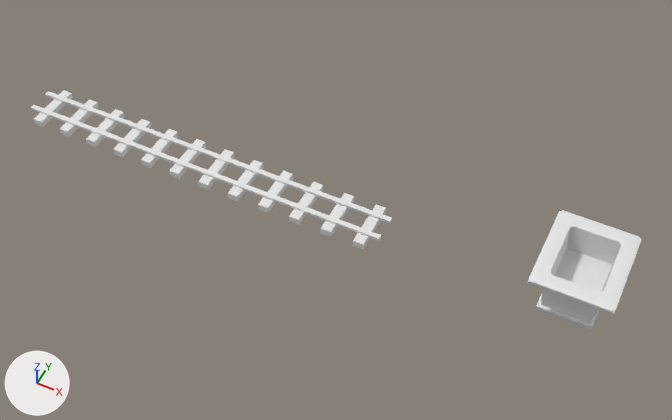
Two versions of the FBX model ON_LINE MULTI_PLAYER2.0/Assets/Models/MineCartLow.fbx, one commit apart.
Both versions are drawn from a camera (50 mm lens) standing at (0.48, -7.74, 9.8) and looking at (-3.37, -0.04, 0.19). Arrows for +X, +Y and +Z are at lower left; the lights stay in place. Where no turn or scale is listed for an object, it has been applied to the vertices.
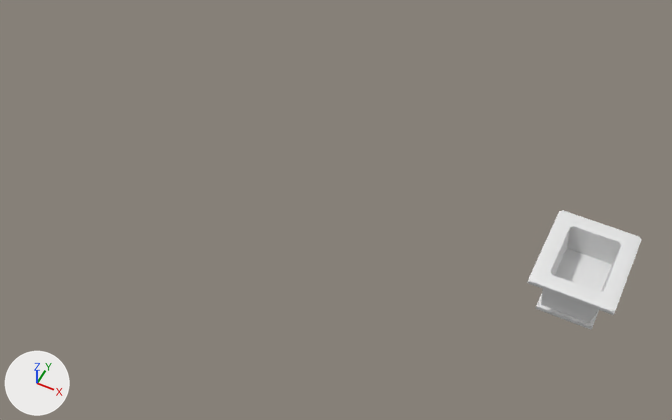
Where the newer file only moved an object's origin or applied its transform, the numbers keep the older frame.

Pixel boxes [x1, y1, x2, y2] of what changed, in the pictures (672 x 420 px):
```json
{"object": "Cube.001", "change": "deleted", "before": [194, 149, 392, 249]}
{"object": "Cube.003", "change": "deleted", "before": [31, 90, 209, 179]}
```

The change, as JSON lines over the scene's bpy script:
```json
{"op": "remove", "block": "ob_cube_001", "code": ["ob_cube_001 = bpy.data.objects.new('Cube.001', me_cube_007)", "ob_cube_001.location = (-5.33, 0.0, 0.01)"]}
{"op": "remove", "block": "ob_cube_003", "code": ["ob_cube_003 = bpy.data.objects.new('Cube.003', me_cube_011)", "ob_cube_003.location = (-8.28, 0.0, 0.0)"]}
```
